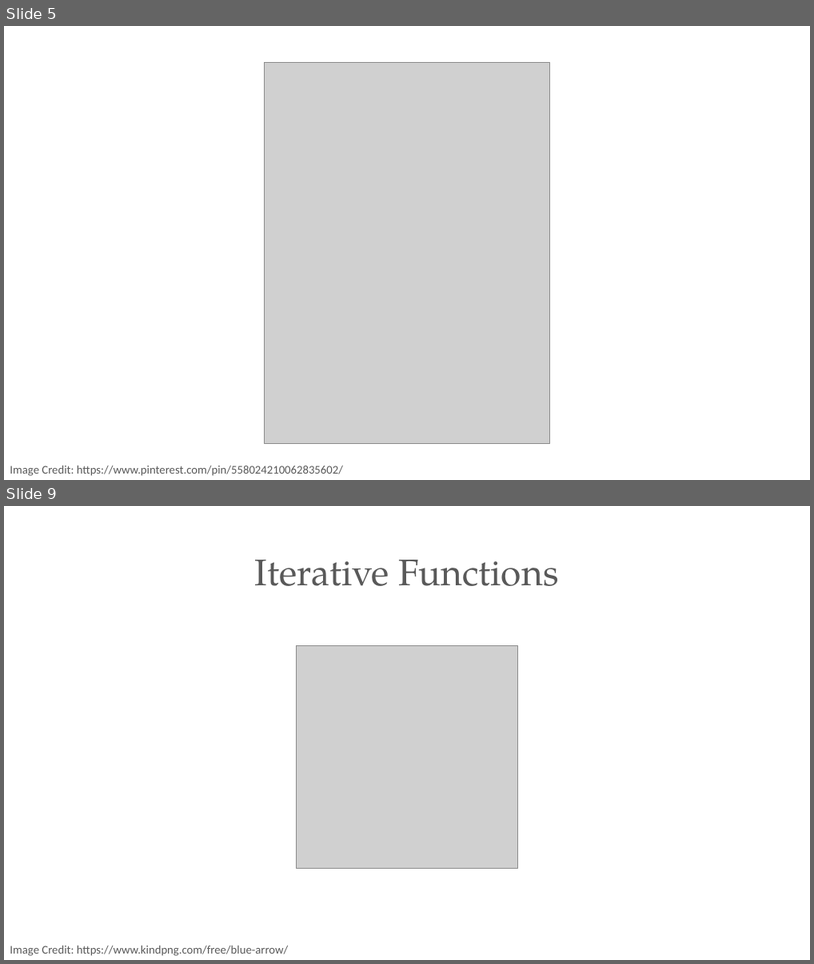
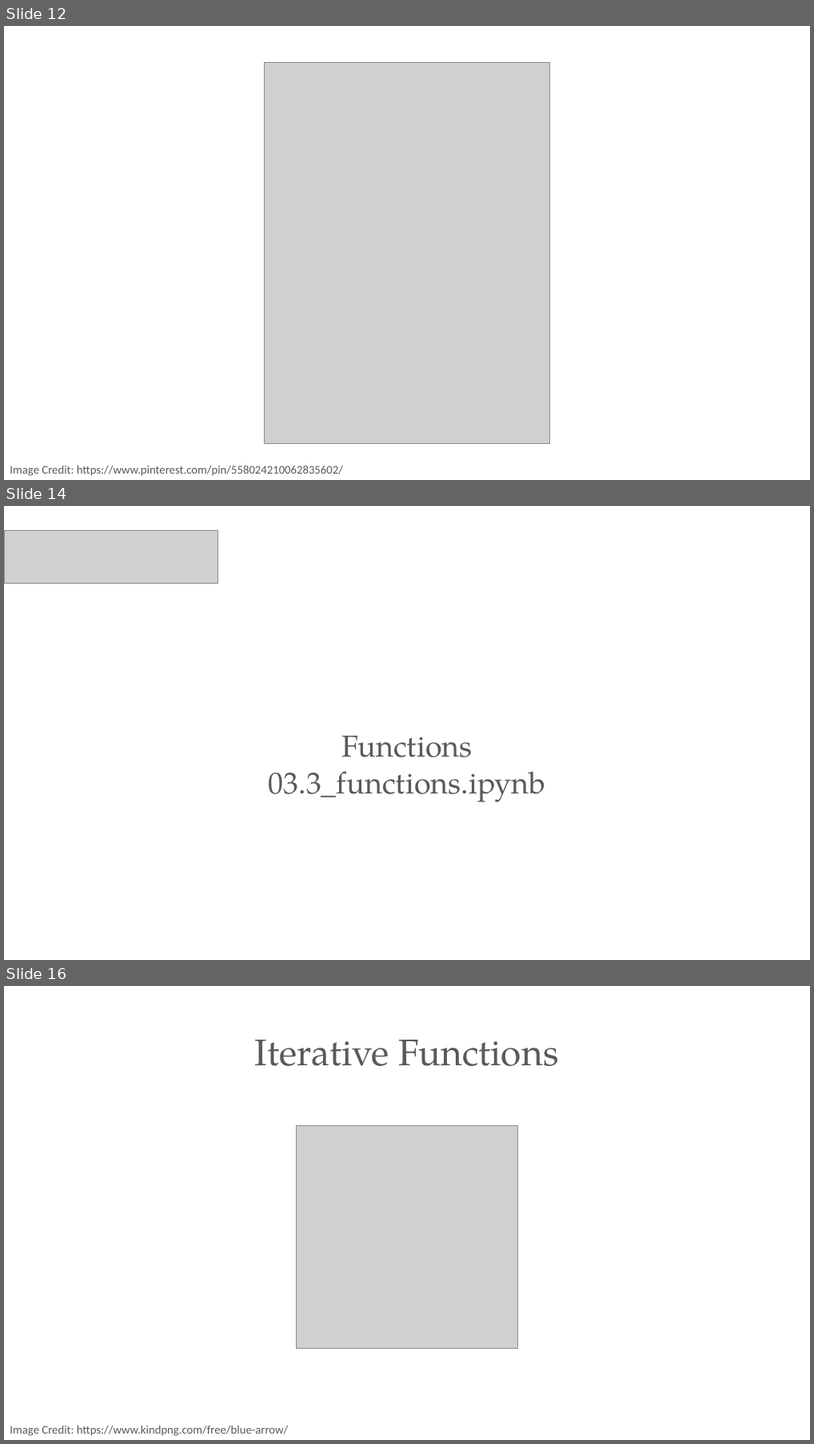
Before and after one commit to PracticumAI/python, a slide deck: presentations/03_functions.pptx. Shown one above the other, each under a label of ours: slides 5 and 9 before the commit, slides 12, 14 and 16 after it; the slides between them are not shown. The pictures are 814x964 and 814x1444 pixels, drawn with LibreOffice and Linux fonts; fonts in the diff are those of the drawing; grey boxes stand for pictures. Boxes give left, top, right and bottom in pixels: in the first picture for what was removed or moved away, otherwise in the second. Text is boxed around its words. In the diff, an @@ line names an element or a change of style, - is before the commit and + after.

```diff
--- a/presentations/03_functions.pptx
+++ b/presentations/03_functions.pptx
@@ slide 14 added at (4, 506, 810, 960), background #FFFFFF @@
@@ picture added at (4, 530, 218, 584) @@
@@ text added at (269, 736, 546, 802), 36 pt, text #595959 @@
+Functions
+03.3_functions.ipynb
@@ what was slide 5 is now slide 12 @@
@@ what was slide 9 is now slide 16 @@
```
Also in this commit, not shown: 3 slides changed, 8 other slides added, 3 slides removed, 2 other files.
